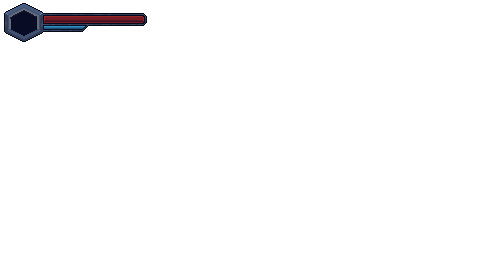
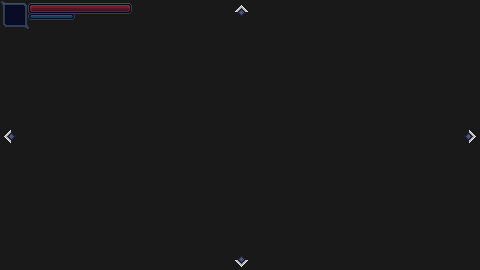
The second 480 × 270 image is a revision of the first. Changes to its layers:
showed "cpan_up" over [235, 5, 248, 17]
showed "cpan_down" over [235, 255, 248, 267]
showed "cpan_left" over [4, 130, 16, 143]
showed "cpan_right" over [464, 130, 476, 143]
moved "health_energy" above "health_weapon", painted on it over [30, 5, 144, 23]
moved "health_weapon" above "health", painted on it over [30, 15, 85, 29]
moved "health" above "Background", painted on it over [1, 1, 147, 42]
showed "Background" over [0, 0, 480, 270]
